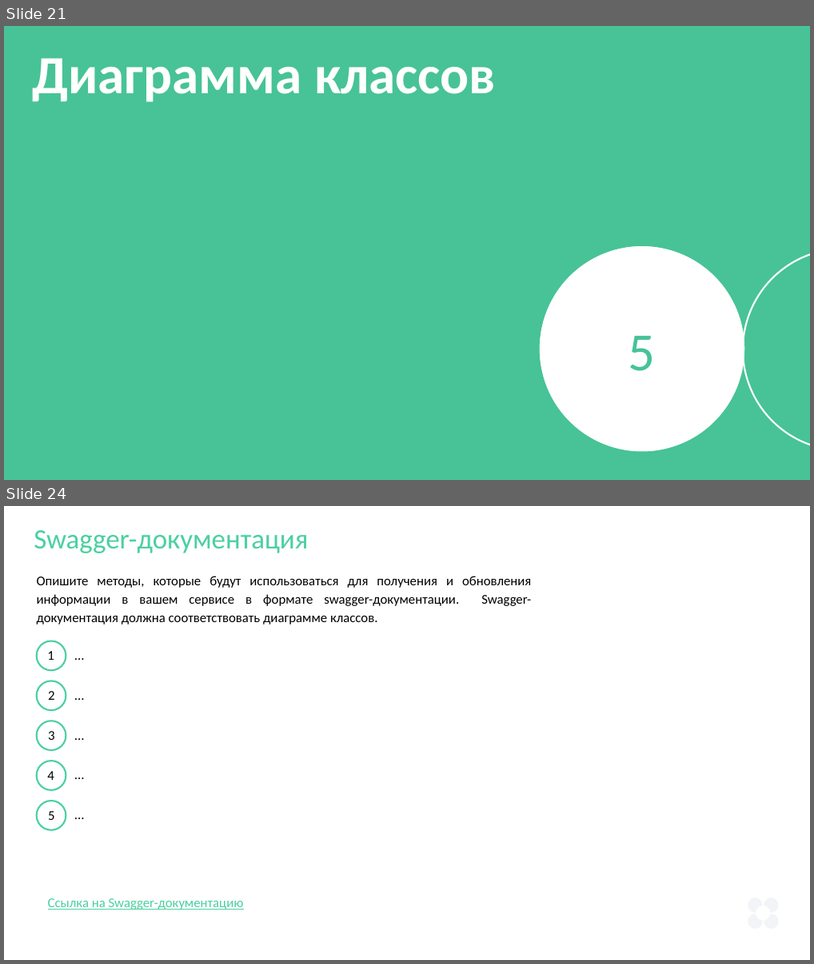
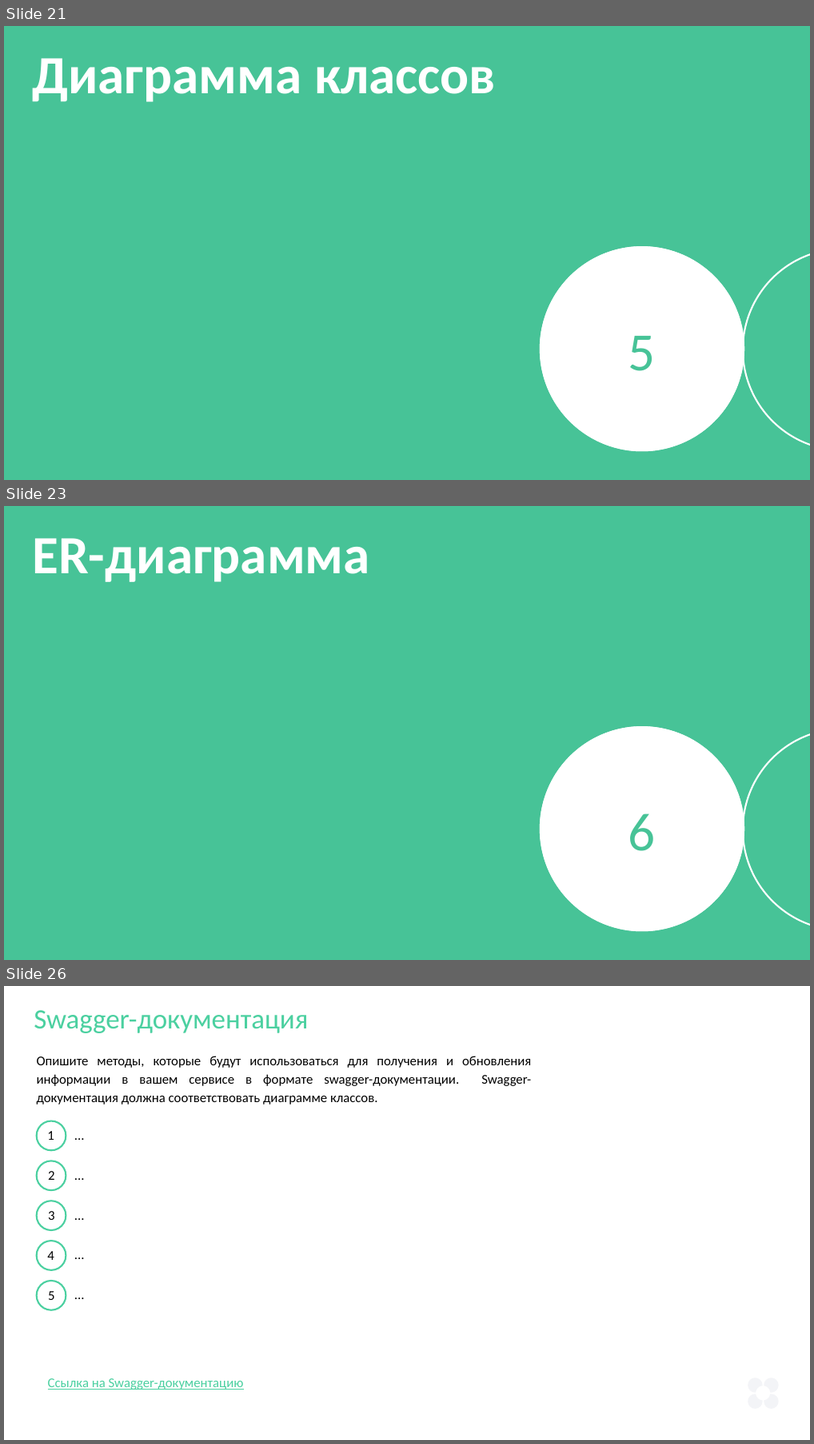
Before and after one commit to andlargesoda/WTW-platform, a slide deck: 06_Презентация/WTW-platform_v1.0.pptx. Shown one above the other, each under a label of ours: slides 21 and 24 before the commit, slides 21, 23 and 26 after it; the slides between them are not shown. The pictures are 814x964 and 814x1444 pixels, drawn with LibreOffice and Linux fonts; fonts in the diff are those of the drawing. Boxes give left, top, right and bottom in pixels: in the first picture for what was removed or moved away, otherwise in the second. Text is boxed around its words. In the diff, an @@ line names an element or a change of style, - is before the commit and + after.

```diff
--- a/06_Презентация/WTW-platform_v1.0.pptx
+++ b/06_Презентация/WTW-platform_v1.0.pptx
@@ slide 23 added at [4, 506, 810, 960], background #47C397; not listed: 2 template elements that a slide beside it also shows @@
@@ text added at [32, 538, 370, 582], 48 pt, text #FFFFFF, bold @@
+ER-диаграмма
@@ ellipse added at [542, 728, 743, 929], outline #FFFFFF 3 pt, 48 pt, text #47C397 @@
+6
@@ what was slide 24 is now slide 26 @@
```
Also in this commit, not shown: 4 slides changed, 2 other slides added, 1 slide removed, 5 other files.
